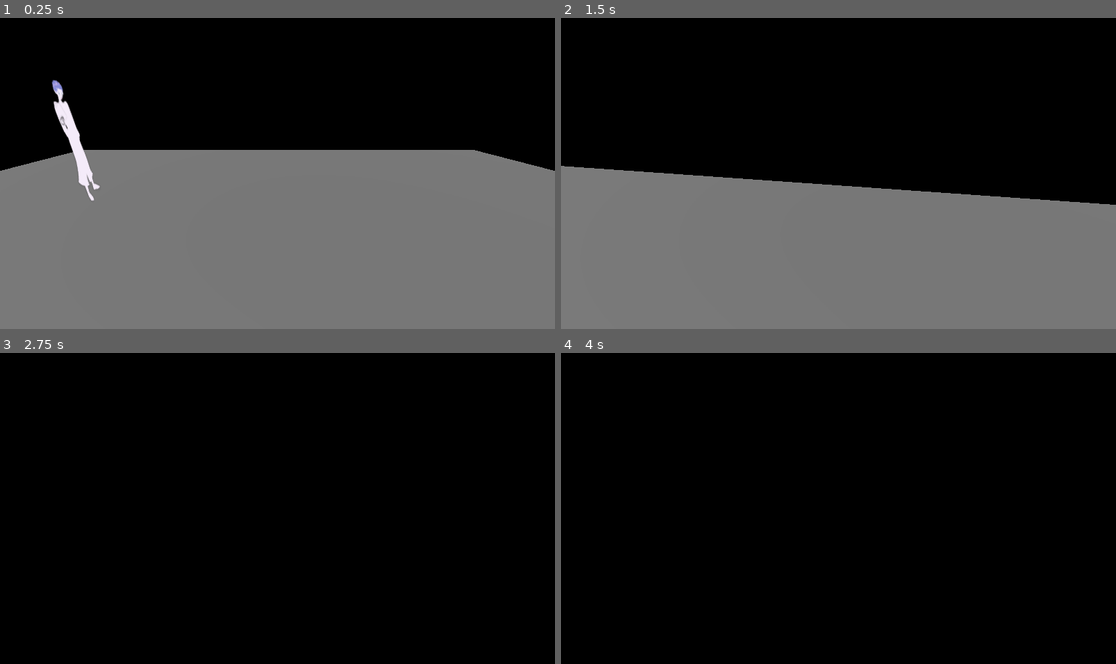
Above: before the commit, frames 1-4 (two rows, left to right).
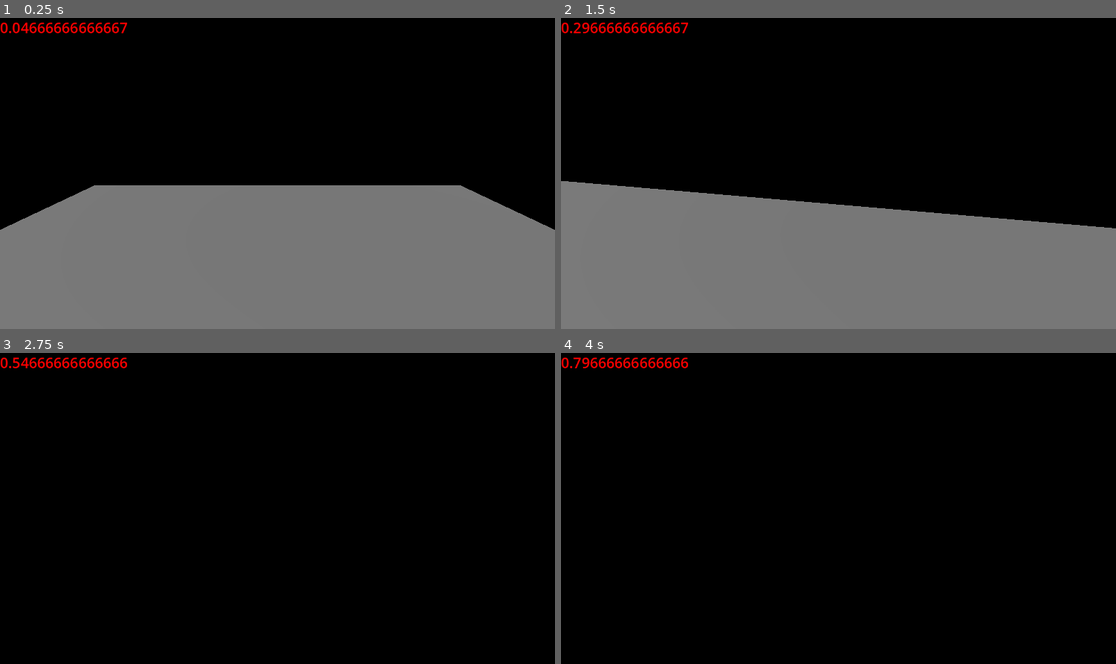
Above: after the commit, the same moments.

Repository: n1smm/ggj2026game
Game: Godot game, scene res://test_scene.tscn
Same seed, same stepped clock (60 frames per second), same inputs: the game is played once before the commit and once after it.
Inputs (mouse positions are in pixels of both pictures, inside the frame that each line leads up to):
- Up to frame 1 (0.25 s): no input
- Up to frame 2 (1.5 s): move the mouse to (866, 170) at 0.52 s; hold C (crouch) 0.53-1.28 s; hold W (move_forward) from 0.53 s (still down); tap Space (jump) at 0.77 s; move the mouse to (810, 173) at 1.27 s; tap E (interact) at 1.35 s
- Up to frame 3 (2.75 s): keep holding W (move_forward); tap Space (jump) at 1.52 s; move the mouse to (288, 502) at 2.02 s; hold C (crouch) from 2.03 s (still down)
- Up to frame 4 (4 s): keep holding W (move_forward); tap Enter at 2.75 s; move the mouse to (832, 511) at 2.77 s; release C (crouch) at 2.78 s; tap E (interact) at 2.85 s; tap Space (jump) at 3.02, 3.5, 3.77 s; move the mouse to (877, 511) at 3.52 s; hold C (crouch) from 3.53 s (still down)

The runs differ from the first frame. In frame 1, 14% of the frame differs, in the area x 0-100%, y 1-69%; in frame 2, 6.6%; in frame 3, 0.5%; in frame 4, 0.5%.

Commit message:
added mob detecion cone now gets bigger with time; for mask mechanic

Diff:
--- /dev/null
+++ b/hey_thats_my_face/game_manager.gd
@@ -0,0 +1,29 @@
+extends Node
+
+signal aggression_changed(factor: float)
+
+@export var game_duration: float = 5.0  # 5 minutes default
+
+var time_left: float = 0.0
+var aggression_factor: float = 0.001  # Start at 0.0 (no aggression), goes to 1.0 (max)
+
+func _ready() -> void:
+	time_left = game_duration
+
+func _process(delta: float) -> void:
+	if time_left > 0:
+		time_left -= delta
+		# As time decreases, aggression increases
+		# When time_left = game_duration -> factor = 0.0 (no boost)
+		# When time_left = 0 -> factor = 1.0 (max boost)
+		aggression_factor = 1.0 - (time_left / game_duration)  # 0.0 -> 1.0
+		aggression_changed.emit(aggression_factor)
+	else:
+		time_left = game_duration
+		aggression_factor = 0.001
+
+func get_aggression_factor() -> float:
+	return aggression_factor
+
+func get_time_left() -> float:
+	return time_left
--- a/hey_thats_my_face/mob.gd
+++ b/hey_thats_my_face/mob.gd
@@ -5,6 +5,7 @@
 	Walking,
 	Pursuit
 }
+
 
 @export var walkSpeed : float = 1.0
 @export var runSpeed : float = 5.0
@@ -17,14 +18,38 @@
 var target : Node3D
 var current_patrol_index = 0
 
+# Base values for aggression scaling
+var mob_aggression_factor = 0.01
+var base_distance: float = 5.0
+var base_cone_width: float = 5.0
+var base_cone_height: float = 5.0
+var base_run_speed: float = 5.0
+
+
+
+
 func _ready() -> void:
+	# Store base values from scene settings
+	base_distance = $SimpleVision3D.Distance
+	base_cone_width = $SimpleVision3D.EndWidth
+	base_cone_height = $SimpleVision3D.EndHeight
+	base_run_speed = runSpeed
+
 	ChangeState(States.Walking)
+	$Sprite3D.double_sided = false
+	$Sprite3DBack.double_sided = false
 	$SimpleVision3D.GetSight.connect(_on_simple_vision_3d_get_sight)
 	$SimpleVision3D.LostSight.connect(_on_simple_vision_3d_lost_sight)
 	$FollowTarget3D.navigation_finished.connect(_on_follow_target_3d_navigation_finished)
 
 	$InteractionZone.add_to_group("danger_zone")
 	$KillZone.add_to_group("killable")
+
+	# Connect to GameManager if it exists
+	if GameManager:
+		GameManager.aggression_changed.connect(_on_aggression_changed)
+		# Set initial values immediately
+		_on_aggression_changed(GameManager.get_aggression_factor())
 
 func _physics_process(delta: float) -> void:
 	if not is_on_floor():
@@ -66,3 +91,43 @@
 
 func _on_simple_vision_3d_lost_sight() -> void:
 	ChangeState(States.Walking)
+
+func _on_aggression_changed(factor: float) -> void:
+	# Update vision parameters based on aggression
+	# factor goes from 0.0 (start) to 1.0 (end)
+	# Directly use factor (0.0 to 1.0)
+	$SimpleVision3D.Distance = base_distance * factor
+	$SimpleVision3D.EndWidth = base_cone_width * factor
+	$SimpleVision3D.EndHeight = base_cone_height * factor
+	runSpeed = base_run_speed * factor
+	mob_aggression_factor = factor
+
+	# CRITICAL: Rebuild the vision shape for changes to take effect
+	rebuild_vision_cone()
+
+	print("Mob aggression - factor: %.2f, Distance: %.1f" % [factor, $SimpleVision3D.Distance])
+
+func rebuild_vision_cone() -> void:
+	# Rebuild the vision cone shape with updated parameters
+	var vision_shape = ConvexPolygonShape3D.new()
+	var points = PackedVector3Array()
+	var dist = $SimpleVision3D.Distance
+	var base_w = $SimpleVision3D.BaseWidth
+	var end_w = $SimpleVision3D.EndWidth
+	var base_h = $SimpleVision3D.BaseHeight
+	var end_h = $SimpleVision3D.EndHeight
+	var base_cone = $SimpleVision3D.BaseConeSize
+
+	points.append(Vector3(0, 0, 0))
+	points.append(Vector3(base_w/2, 0, -base_cone))
+	points.append(Vector3(end_w/2, 0, -dist))
+	points.append(Vector3(-(base_w/2), 0, -base_cone))
+	points.append(Vector3(-(end_w/2), 0, -dist))
+	points.append(Vector3(0, base_h, 0))
+	points.append(Vector3(base_w/2, base_h, -base_cone))
+	points.append(Vector3(end_w/2, end_h, -dist))
+	points.append(Vector3(-(base_w/2), base_h, -base_cone))
+	points.append(Vector3(-(end_w/2), end_h, -dist))
+
+	vision_shape.points = points
+	$SimpleVision3D.VisionArea.shape = vision_shape
--- a/hey_thats_my_face/mob.tscn
+++ b/hey_thats_my_face/mob.tscn
@@ -4,7 +4,8 @@
 [ext_resource type="Script" uid="uid://bup57lptyufah" path="res://addons/3dEnemyToolkit/SimpleVision3D.gd" id="2_p11y5"]
 [ext_resource type="Script" uid="uid://bu2qu110hke5k" path="res://addons/3dEnemyToolkit/FollowTarget.gd" id="3_s5nov"]
 [ext_resource type="Script" uid="uid://c75pam6qjbcpr" path="res://addons/3dEnemyToolkit/RandomTarget3D.gd" id="4_b3mxk"]
-[ext_resource type="Texture2D" uid="uid://cc7fsgwjdvdpx" path="res://Assets/models/PlaceholderGGJ.png" id="5_s5nov"]
+[ext_resource type="Texture2D" uid="uid://bfada52xmc5fo" path="res://Assets/models/nurse.PNG" id="5_s5nov"]
+[ext_resource type="Texture2D" uid="uid://batm2wqfwqod1" path="res://Assets/models/nurse_back.png" id="6_b3mxk"]
 
 [sub_resource type="CapsuleShape3D" id="CapsuleShape3D_b3mxk"]
 radius = 0.6826172
@@ -24,9 +25,9 @@
 
 [node name="SimpleVision3D" type="Node3D" parent="." unique_id=1660342861]
 script = ExtResource("2_p11y5")
-Distance = 5.0
+Distance = 20.0
 BaseWidth = 1.0
-EndWidth = 5.0
+EndWidth = 10.0
 BaseHeight = 2.0
 EndHeight = 10.0
 BaseConeSize = 2.0
@@ -54,5 +55,9 @@
 shape = SubResource("BoxShape3D_s5nov")
 
 [node name="Sprite3D" type="Sprite3D" parent="." unique_id=1288315881]
+transform = Transform3D(-0.2, 0, -1.7484556e-08, 0, 0.2, 0, 1.7484556e-08, 0, -0.2, 0, 0, 0)
+texture = ExtResource("5_s5nov")
+
+[node name="Sprite3DBack" type="Sprite3D" parent="." unique_id=1371451405]
 transform = Transform3D(0.2, 0, 0, 0, 0.2, 0, 0, 0, 0.2, 0, 0, 0)
-texture = ExtResource("5_s5nov")
+texture = ExtResource("6_b3mxk")
--- a/hey_thats_my_face/player.gd
+++ b/hey_thats_my_face/player.gd
@@ -6,6 +6,7 @@
 const CROUCH_HEIGHT = 0.5
 
 @onready var interact_prompt_label: Label = get_node_or_null("../CanvasLayer/InteractionPrompt")
+@onready var time_label: Label = get_node_or_null("../CanvasLayer/Time")
 var is_crouching = false
 var speed = CROUCH_SPEED if is_crouching else NORMAL_SPEED
 var normal_height = 0.0
@@ -16,6 +17,10 @@
 var kill_target: Node3D = null
 var interact_target: StaticBody3D = null
 
+var time_left := 0.0
+var aggression := 0.001
+
+
 func _ready() -> void:
 	normal_height = $CollisionShape3D.shape.height
 
@@ -26,8 +31,14 @@
 	Input.set_mouse_mode(Input.MOUSE_MODE_CAPTURED)
 
 	add_to_group("player")
+	if GameManager:
+		GameManager.aggression_changed.connect(_on_aggression_changed)
+
+
 
 func _physics_process(delta: float) -> void:
+	time_label.text = str(aggression)
+
 	# Check mouse mode every frame
 	if Input.get_mouse_mode() != Input.MOUSE_MODE_CAPTURED:
 		Input.set_mouse_mode(Input.MOUSE_MODE_CAPTURED)
@@ -199,3 +210,6 @@
 		interact_target = null
 
 		print("area exited")
+
+func _on_aggression_changed(factor: float) -> void:
+	aggression = factor
--- a/hey_thats_my_face/project.godot
+++ b/hey_thats_my_face/project.godot
@@ -18,6 +18,10 @@
 run/main_scene="uid://dbg0x6mkt7vrq"
 config/features=PackedStringArray("4.6", "Forward Plus")
 config/icon="res://icon.svg"
+
+[autoload]
+
+GameManager="*uid://c7rseqqg3ysbu"
 
 [global_group]
 
--- /dev/null
+++ b/hey_thats_my_face/test_scene.gd
@@ -0,0 +1,11 @@
+extends Node3D
+
+
+# Called when the node enters the scene tree for the first time.
+func _ready() -> void:
+	pass # Replace with function body.
+
+
+# Called every frame. 'delta' is the elapsed time since the previous frame.
+func _process(delta: float) -> void:
+	pass
--- a/hey_thats_my_face/test_scene.tscn
+++ b/hey_thats_my_face/test_scene.tscn
@@ -1,6 +1,7 @@
 [gd_scene format=3 uid="uid://dbg0x6mkt7vrq"]
 
 [ext_resource type="PackedScene" uid="uid://psyddhrxhb3x" path="res://player.tscn" id="1_ia1lp"]
+[ext_resource type="Script" uid="uid://dvfqv64w2qgi1" path="res://test_scene.gd" id="1_sasra"]
 [ext_resource type="PackedScene" uid="uid://doubgh2jo7coc" path="res://mob.tscn" id="2_sasra"]
 
 [sub_resource type="SystemFont" id="SystemFont_ia1lp"]
@@ -8,6 +9,13 @@
 [sub_resource type="LabelSettings" id="LabelSettings_sasra"]
 font = SubResource("SystemFont_ia1lp")
 font_size = 50
+font_color = Color(1, 0, 0, 1)
+
+[sub_resource type="SystemFont" id="SystemFont_sasra"]
+
+[sub_resource type="LabelSettings" id="LabelSettings_coq8p"]
+font = SubResource("SystemFont_sasra")
+font_size = 30
 font_color = Color(1, 0, 0, 1)
 
 [sub_resource type="Sky" id="Sky_coq8p"]
@@ -28,6 +36,7 @@
 [sub_resource type="BoxShape3D" id="BoxShape3D_8pr8v"]
 
 [node name="TestScene" type="Node3D" unique_id=2033671578]
+script = ExtResource("1_sasra")
 
 [node name="CanvasLayer" type="CanvasLayer" parent="." unique_id=667232596]
 
@@ -37,6 +46,11 @@
 offset_right = 757.0
 offset_bottom = 385.0
 label_settings = SubResource("LabelSettings_sasra")
+
+[node name="Time" type="Label" parent="CanvasLayer" unique_id=244893554]
+offset_right = 189.0
+offset_bottom = 56.0
+label_settings = SubResource("LabelSettings_coq8p")
 
 [node name="WorldEnvironment" type="WorldEnvironment" parent="." unique_id=1056774950]
 environment = SubResource("Environment_2nij2")
@@ -60,17 +74,17 @@
 shadow_enabled = true
 
 [node name="Player" parent="." unique_id=2147031295 instance=ExtResource("1_ia1lp")]
-transform = Transform3D(1, 0, 0, 0, 1, 0, 0, 0, 1, 0, 1, 0)
+transform = Transform3D(1, 0, 0, 0, 1, 0, 0, 0, 1, 0, 2, 0)
 
 [node name="Mob1" parent="." unique_id=524789304 node_paths=PackedStringArray("patrol_points") instance=ExtResource("2_sasra")]
 transform = Transform3D(0.2, 0, 0, 0, 0.2, 0, 0, 0, 0.2, 2, 1, 2)
 runSpeed = 4.0
 patrol_points = [NodePath("../Marker3D"), NodePath("../Marker3D2"), NodePath("../Marker3D3")]
 
-[node name="Mob2" parent="." unique_id=1322544978 node_paths=PackedStringArray("patrol_points") instance=ExtResource("2_sasra")]
-transform = Transform3D(0.2, 0, 0, 0, 0.2, 0, 0, 0, 0.2, -2, 1, -2)
-walkSpeed = 2.0
-patrol_points = [NodePath("../Marker3D4"), NodePath("../Marker3D5"), NodePath("../Marker3D6")]
+[node name="Mob2" parent="." unique_id=406591318 node_paths=PackedStringArray("patrol_points") instance=ExtResource("2_sasra")]
+transform = Transform3D(0.2, 0, 0, 0, 0.2, 0, 0, 0, 0.2, -2.1679568, 1.2672925, -0.5685091)
+runSpeed = 4.0
+patrol_points = [NodePath("../Marker3D"), NodePath("../Marker3D2"), NodePath("../Marker3D3")]
 
 [node name="Marker3D" type="Marker3D" parent="." unique_id=539881679]
 transform = Transform3D(1, 0, 0, 0, 1, 0, 0, 0, 1, 0.32, 1, 1.2)
Not shown, added: hey_thats_my_face/game_manager.gd.uid
Not shown, added: hey_thats_my_face/test_scene.gd.uid
